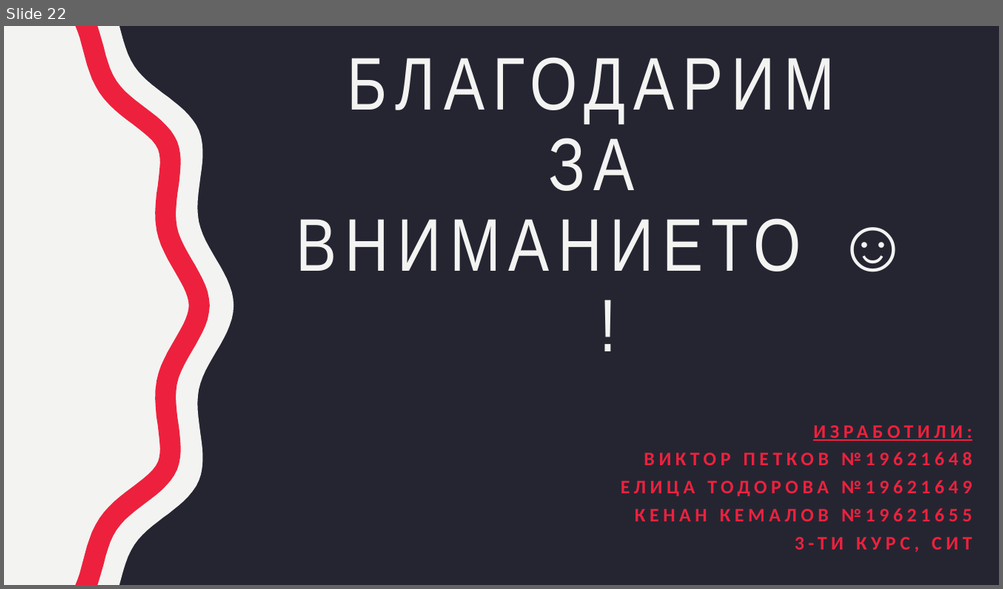
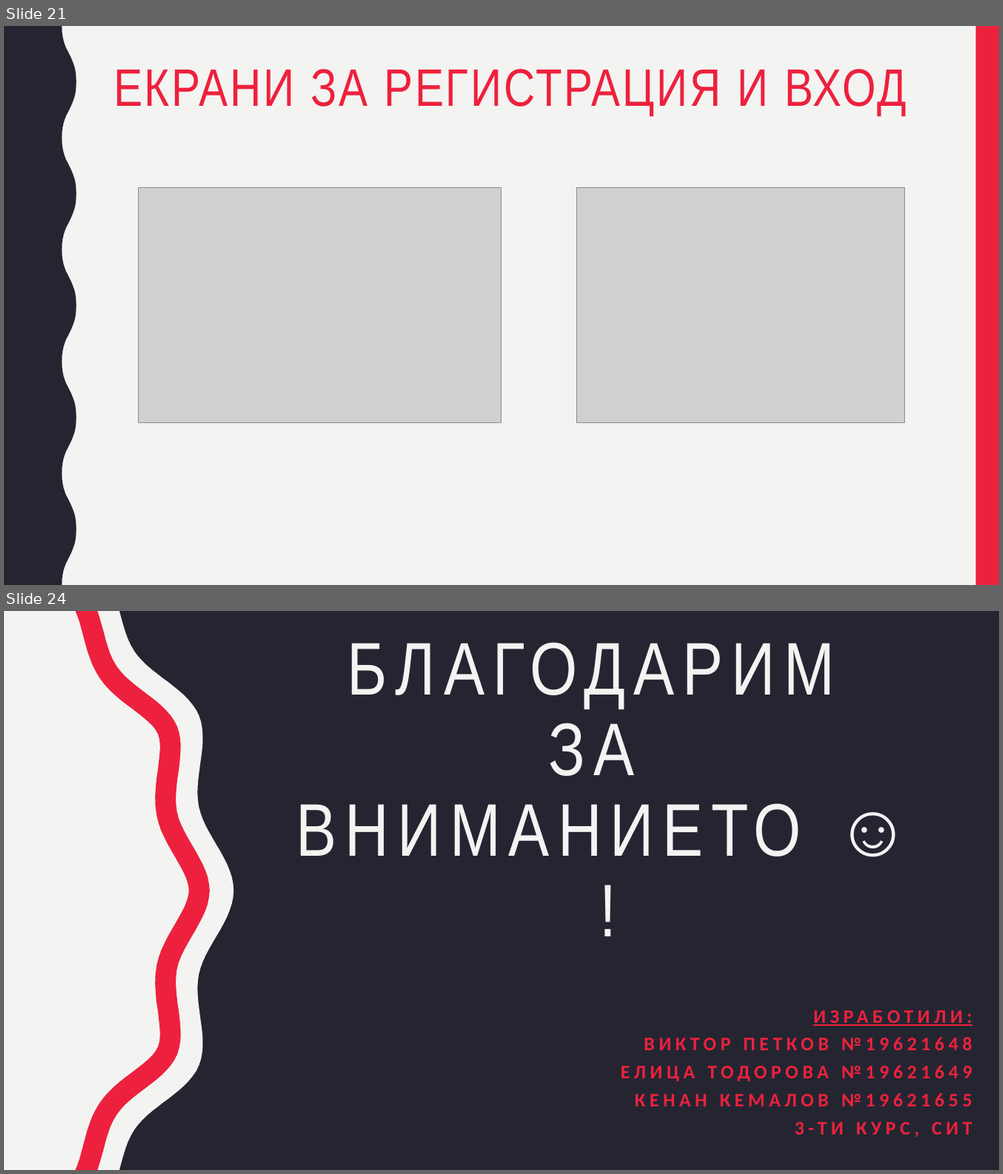
Before and after one commit to viktorpetkov000/SongStar, a slide deck: Система за избор на песен.pptx. Shown one above the other, each under a label of ours: slide 22 before the commit, slides 21 and 24 after it; the slides between them are not shown. The pictures are 1003x589 and 1003x1174 pixels, drawn with LibreOffice and Linux fonts; fonts in the diff are those of the drawing; grey boxes stand for pictures. Boxes give left, top, right and bottom in pixels: in the first picture for what was removed or moved away, otherwise in the second. Text is boxed around its words. In the diff, an @@ line names an element or a change of style, - is before the commit and + after.

```diff
--- a/Система за избор на песен.pptx
+++ b/Система за избор на песен.pptx
@@ slide 21 added at box(4, 26, 999, 585), background #F3F3F2 @@
@@ freeform shape added at box(4, 26, 77, 585), fill #252532 @@
@@ rectangle added at box(976, 26, 999, 585), fill #ED213D @@
@@ title added at box(114, 69, 905, 116), 51 pt, text #ED213D @@
+ЕКРАНИ ЗА РЕГИСТРАЦИЯ И ВХОД
@@ picture added at box(138, 188, 502, 423) @@
@@ picture added at box(577, 188, 905, 423) @@
@@ what was slide 22 is now slide 24 @@
```
Also in this commit, not shown: 3 slides changed, 3 other slides added, 2 slides removed, 1 other file.
